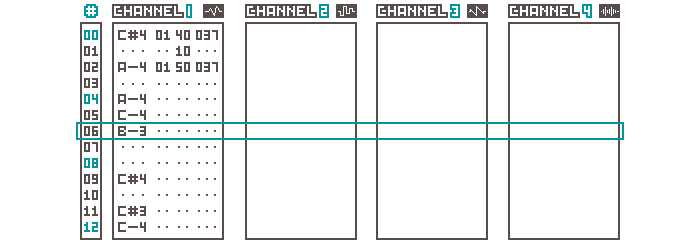
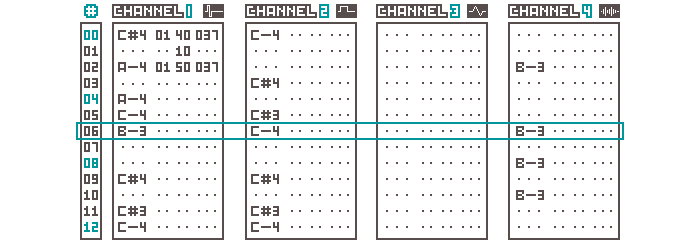
Before/after of a 700x244 layered artwork. What changed in the layer stack:
painted on "CHANNEL 3" over [470, 6, 484, 16]
painted on "CHANNEL 2" over [340, 6, 353, 16]
painted on "CHANNEL 1" over [207, 5, 223, 17]
added layer "C#4 01 40 037 ... #3" above "C#4 01 40 037 ... #2" over [516, 34, 612, 228]
added layer "C#4 01 40 037 ... #2" above "C#4 01 40 037 ... #1" over [386, 34, 480, 228]
added layer "C#4 01 40 037 ... #1" above "C#4 01 40 037 ..." over [251, 30, 349, 232]
